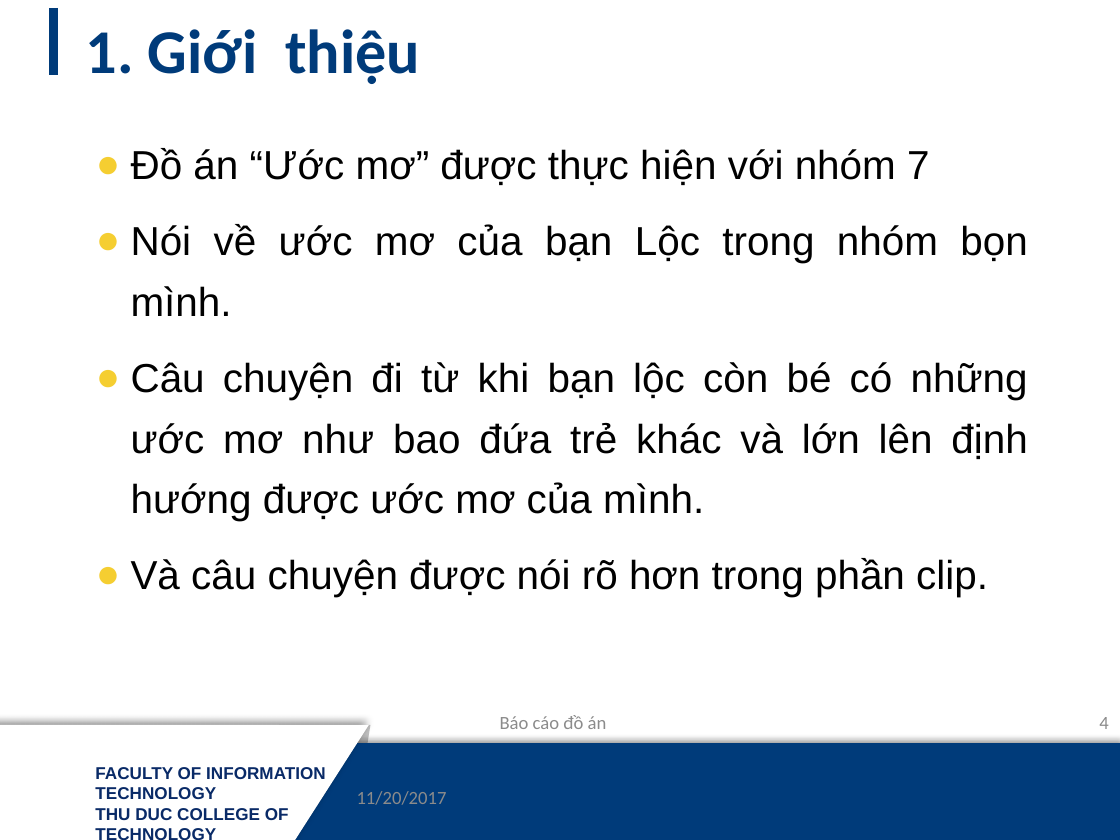
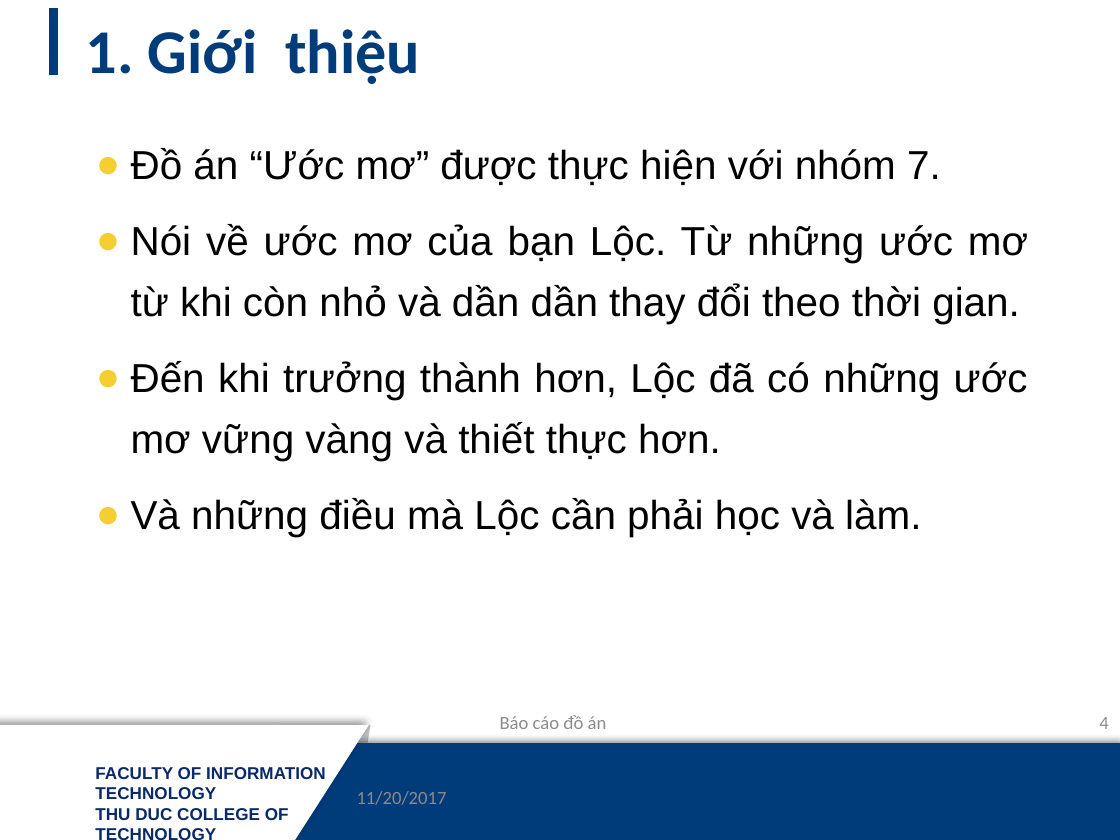
Before and after one commit to mynameissss/NM03_NHOM7, a slide deck: slide 4 of Báo-cáo-đồ-án.pptx. Drawn at 1120x840 pixels with LibreOffice and Linux fonts; fonts in the diff are those of the drawing; background and template pictures are left out. Boxes give left, top, right and bottom in pixels: in the first picture for what was removed or moved away, otherwise in the second. Text is boxed around its words. In the diff, an @@ line names an element or a change of style, - is before the commit and + after.

```diff
--- a/Báo-cáo-đồ-án.pptx
+++ b/Báo-cáo-đồ-án.pptx
@@ text at (x1=131, y1=148, x2=1028, y2=537): text changed @@
-● Đồ án “Ước mơ” được thực hiện với nhóm 7
-● Nói về ước mơ của bạn Lộc trong nhóm bọn mình.
-● Câu chuyện đi từ khi bạn lộc còn bé có những ước mơ như bao đứa trẻ khác và lớn lên định hướng được ước mơ của mình.
-● Và câu chuyện được nói rõ hơn trong phần clip.
+● Đồ án “Ước mơ” được thực hiện với nhóm 7.
+● Nói về ước mơ của bạn Lộc. Từ những ước mơ từ khi còn nhỏ và dần dần thay đổi theo thời gian.
+● Đến khi trưởng thành hơn, Lộc đã có những ước mơ vững vàng và thiết thực hơn.
+● Và những điều mà Lộc cần phải học và làm.
```
Also in this commit, not shown: 7 other slides changed, 1 slide added, 1 slide removed, 1 other file.
